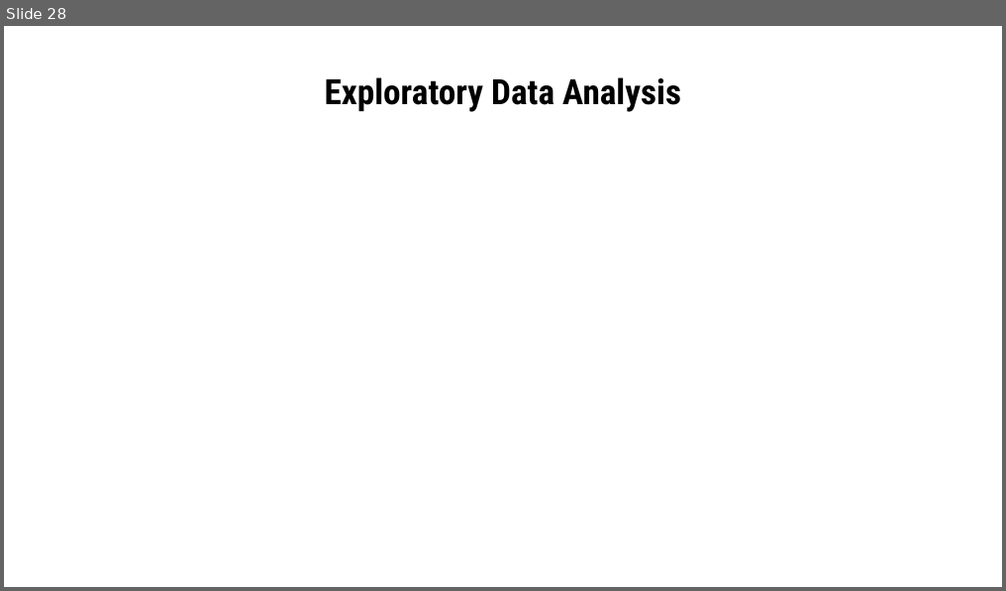
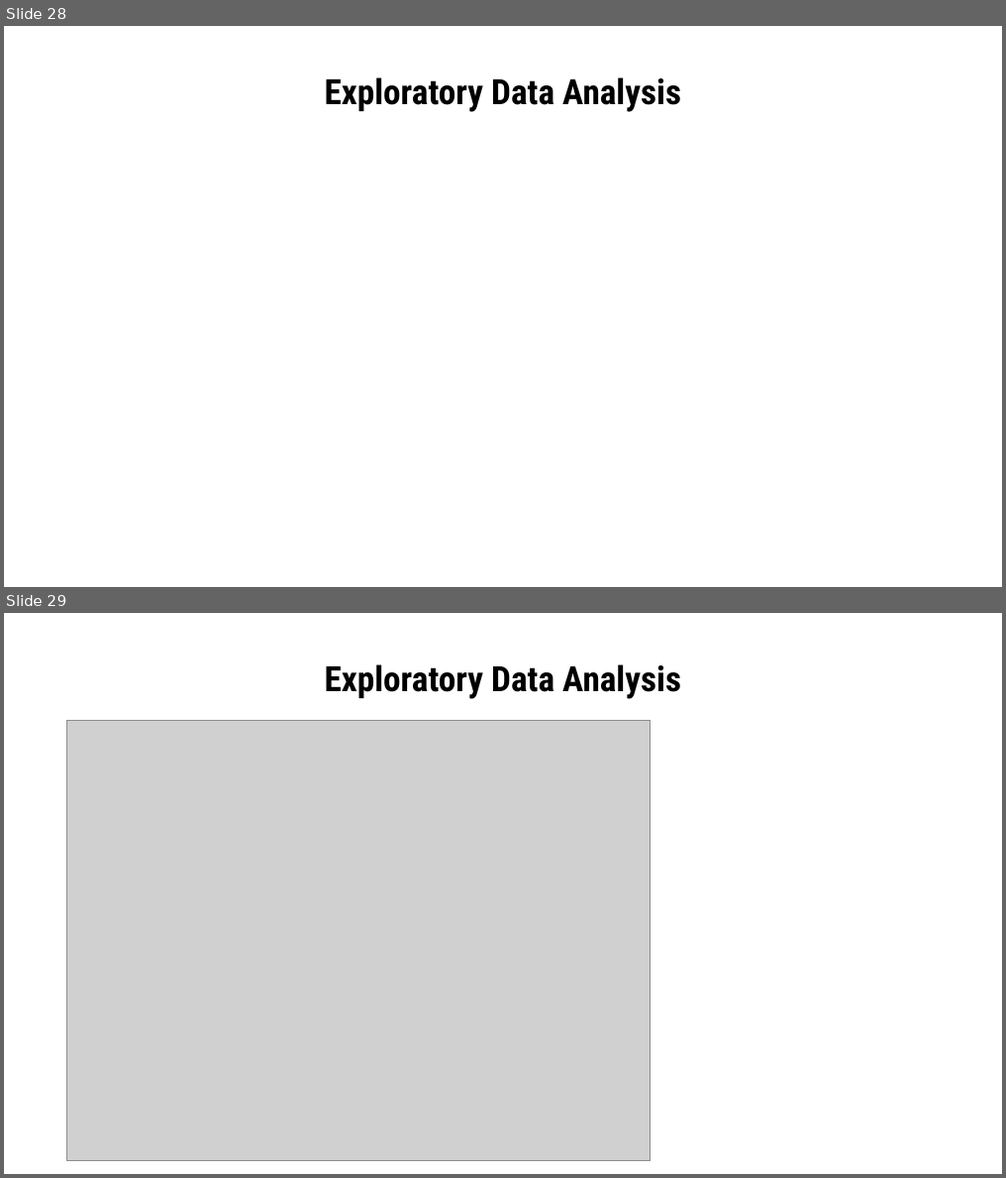
Before and after one commit to LunaPerezT/Parkinson-s-Disease-Predictive-ML-Model, a slide deck: docs/Technical Presentation PD ML Project.pptx. Shown one above the other, each under a label of ours: slide 28 before the commit, slides 28 and 29 after it. The pictures are 1006x591 and 1006x1178 pixels, drawn with LibreOffice and Linux fonts; fonts in the diff are those of the drawing; grey boxes stand for pictures. Boxes give left, top, right and bottom in pixels: in the first picture for what was removed or moved away, otherwise in the second. Text is boxed around its words. In the diff, an @@ line names an element or a change of style, - is before the commit and + after.

```diff
--- a/docs/Technical Presentation PD ML Project.pptx
+++ b/docs/Technical Presentation PD ML Project.pptx
@@ slide 29 added at [4,613,1002,1174], background #FFFFFF @@
@@ title added at [325,664,681,699], 25.2 pt, text #000000, bold @@
+Exploratory Data Analysis
@@ picture added at [67,720,649,1160] @@
```
Also in this commit, not shown: 3 other files.
